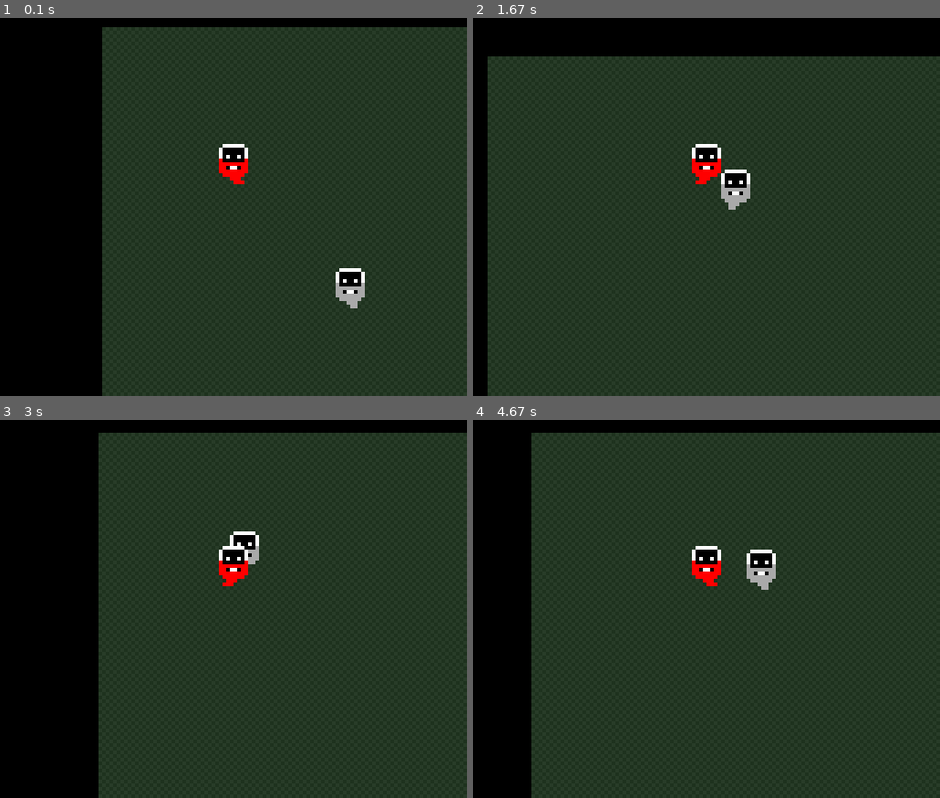
Above: before the commit, frames 1-4 (two rows, left to right).
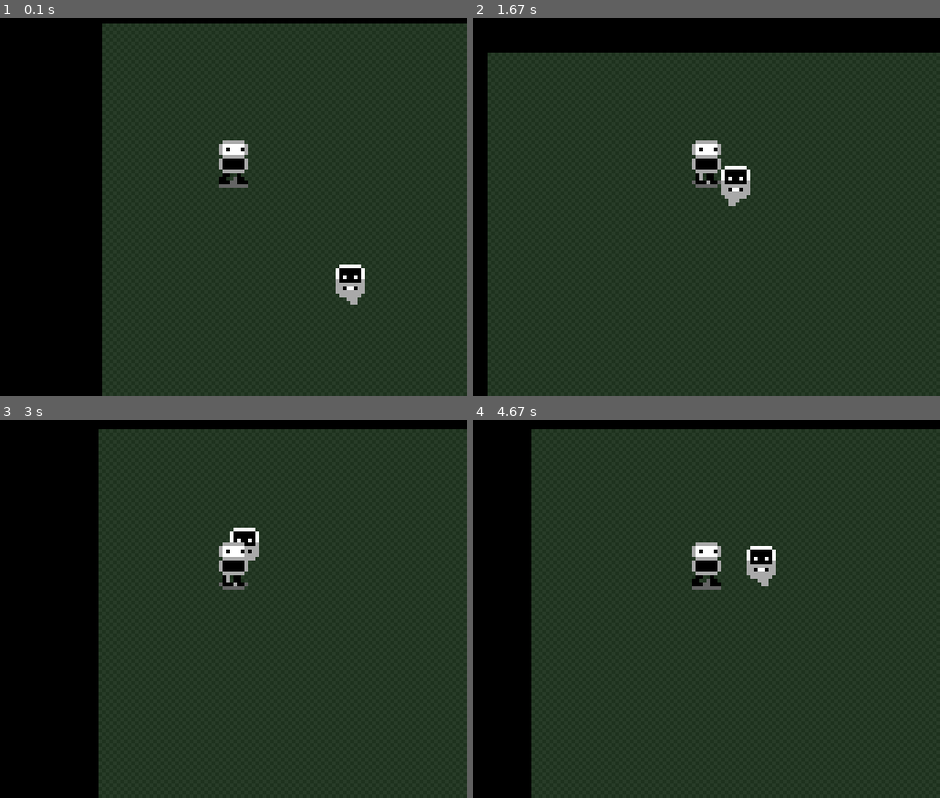
Above: after the commit, the same moments.

Repository: thefonzie-codes/pygame-rpg
Game: pygame game, started from main.py
Two runs of this game, one before a commit and one after it. Both use one fixed random seed, a clock stepped at 60 frames per second and the inputs below.
Inputs:
- Up to frame 1 (0.1 s): no input
- Up to frame 2 (1.67 s): hold D 0.33-0.8 s; hold W 0.83-1.13 s; hold D 1.17-1.63 s
- Up to frame 3 (3 s): hold A 1.67-2.2 s; hold S 2.23-2.53 s; hold A 2.57-2.97 s
- Up to frame 4 (4.67 s): hold W 3-3.37 s; hold D 3.4-4.03 s; hold S 4.07-4.43 s; hold A from 4.47 s (still down)

The runs differ from the first frame. In frame 1, 1.7% of the frame differs, in the area x 21-100%, y 1-77%; in frame 2, 1.8%, in the area x 3-100%, y 9-51%; in frame 3, 1.5%; in frame 4, 1.8%.

Commit message:
changed player sprites - currently only moves right, but will update

Diff:
--- a/constants.py
+++ b/constants.py
@@ -9,6 +9,7 @@
     'white': (255, 255, 255),
     'black': (0, 0, 0),
     'grey': (169, 169, 169),
+    'darkgrey': (100, 100, 100),
     'red': (255, 0, 0),
     'darkgreen': (30, 50, 30),
     'lightgreen': (40, 60, 40)
--- a/entities/player.py
+++ b/entities/player.py
@@ -8,46 +8,47 @@
         self.tick = tick
         self.grid_size = grid_size
         self.width = 8
-        self.height = 11
+        self.height = 12
         self.models = [[
-            " WWWWWW ",
-            "WBBBBBBW",
-            "WBBBBBBW",
-            "WBWBBWBW",
-            "RBBBBBBR",
-            "RRRRRRRR",
-            "RRBWWBRR",
-            "RRRRRRRR",
-            " RRRRRR ",
-            "   RRR  ",
-            "    RRR ",
-        ],
-        [
-            " WWWWWW ",
-            "WBBBBBBW",
-            "WBBBBBBW",
-            "WBWBBWBW",
-            "RBBBBBBR",
-            "RRRRRRRR",
-            "RRBWWBRR",
-            "RRRRRRRR",
-            " RRRRRR ",
-            "  RRR   ",
-            " RRR    ",
+                " GGGGGG ",
+                "GWWWWWWG",
+                "GWBWWWBG",
+                "GWWWWWWG",
+                " GGGGGG ",
+                "GBBBBBBG",
+                "GBBBBBBG",
+                "GBBBBBBG",
+                " GGGGGG ",
+                " BB  B   ",
+                "BB  DBB ",
+                "BBBDDBBB",
+                "DDDDDDDD"
+            ],
+            [
+                " GGGGGG ",
+                "GWWWWWWG",
+                "GWBWWWBG",
+                "GWWWWWWG",
+                " GGGGGG ",
+                "GBBBBBBG",
+                "GBBBBBBG",
+                "GBBBBBBG",
+                " GGGGGG ",
+                " BG BB  ",
+                " BG BB  ",
+                "DBBBGBBD",
+                " DDDDDD "
         ]]
-        # Add 'red' to colors in main.py
 
     def move(self, keys):
-        # Move based on keyboard input
-        if keys[pygame.K_w]:  # Up
+        if keys[pygame.K_w]:
             self.y -= 1
-        if keys[pygame.K_s]:  # Down
+        if keys[pygame.K_s]:
             self.y += 1
-        if keys[pygame.K_a]:  # Left
+        if keys[pygame.K_a]:
             self.x -= 1
-        if keys[pygame.K_d]:  # Right
+        if keys[pygame.K_d]:
             self.x += 1
 
-        # Keep within bounds
         self.x = max(0, min(self.x, self.grid_size - self.width))
         self.y = max(0, min(self.y, self.grid_size - self.height))
--- a/main.py
+++ b/main.py
@@ -27,6 +27,7 @@
     base_map = Map(MAX_MAP_WIDTH, MAX_MAP_HEIGHT, PIXEL_SIZE, base_floor)
 
     while running:
+
         clock.tick(FPS)
         if tick >= FPS:
             tick = 0
@@ -45,6 +46,7 @@
         camera.update(player)
 
         base_map.draw(screen, camera)
+
         ghost_pos = camera.apply(ghost)
         player_pos = camera.apply(player)
 
@@ -73,6 +75,8 @@
                 color = colors['red']
             elif pixel == 'G':
                 color = colors['grey']
+            elif pixel == 'D':
+                color = colors['darkgrey']
             else:
                 continue
 
